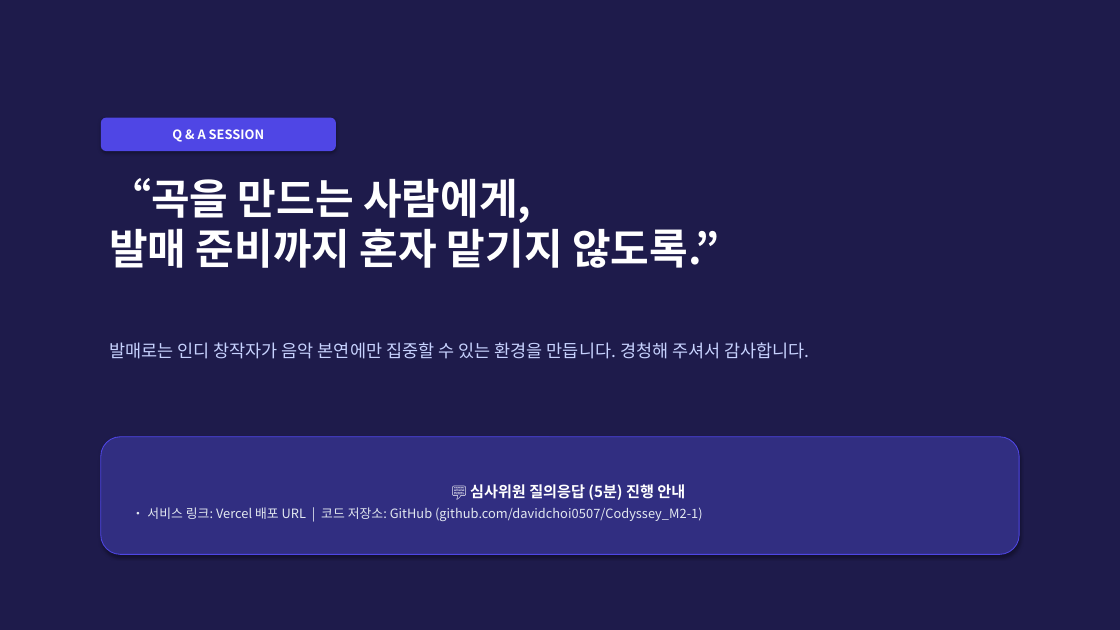
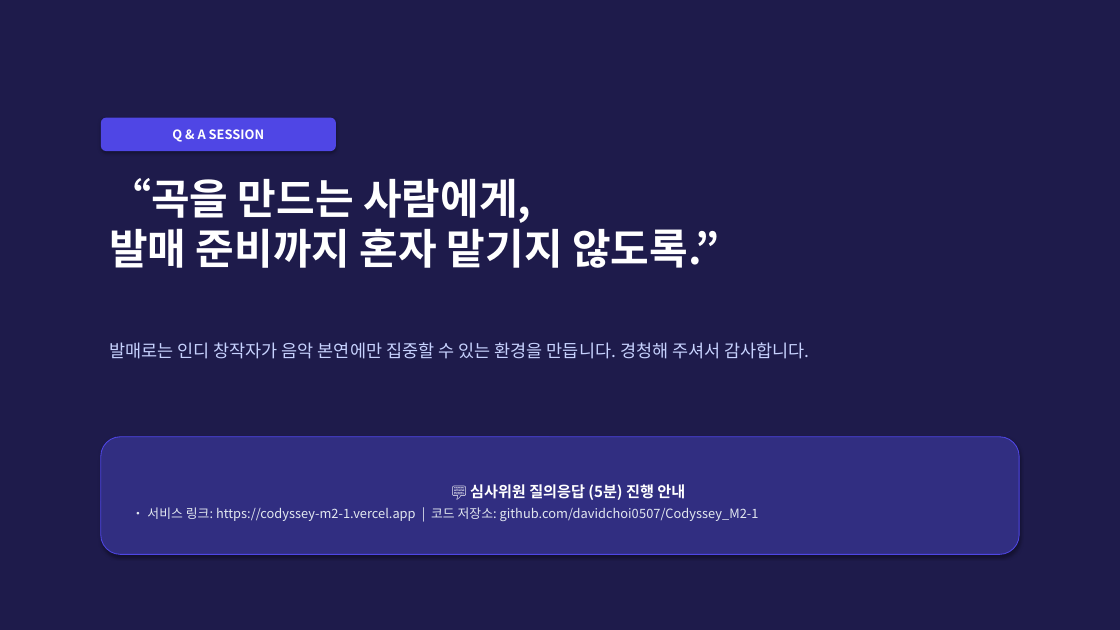
Before and after one commit to davidchoi0507/Codyssey_M2-1, a slide deck: slide 12 of balmaero_presentation.pptx. Drawn at 1120x630 pixels with LibreOffice and Linux fonts; fonts in the diff are those of the drawing. Boxes give left, top, right and bottom in pixels: in the first picture for what was removed or moved away, otherwise in the second. Text is boxed around its words. In the diff, an @@ line names an element or a change of style, - is before the commit and + after.

Commit message:
docs(presentation): 발표 슬라이드 및 스크립트 최종 내용(팀원 R&R, 공식 배포 URL, 5에이전트) 완벽 동기화

```diff
--- a/balmaero_presentation.pptx
+++ b/balmaero_presentation.pptx
@@ text in rounded rectangle at <box>147,507,759,521</box>: text changed @@
-• 서비스 링크: Vercel 배포 URL | 코드 저장소: GitHub (github.com/davidchoi0507/Codyssey_M2-1)
+• 서비스 링크: https://codyssey-m2-1.vercel.app | 코드 저장소: github.com/davidchoi0507/Codyssey_M2-1
```
Also in this commit, not shown: 4 other slides changed, 2 other files.
